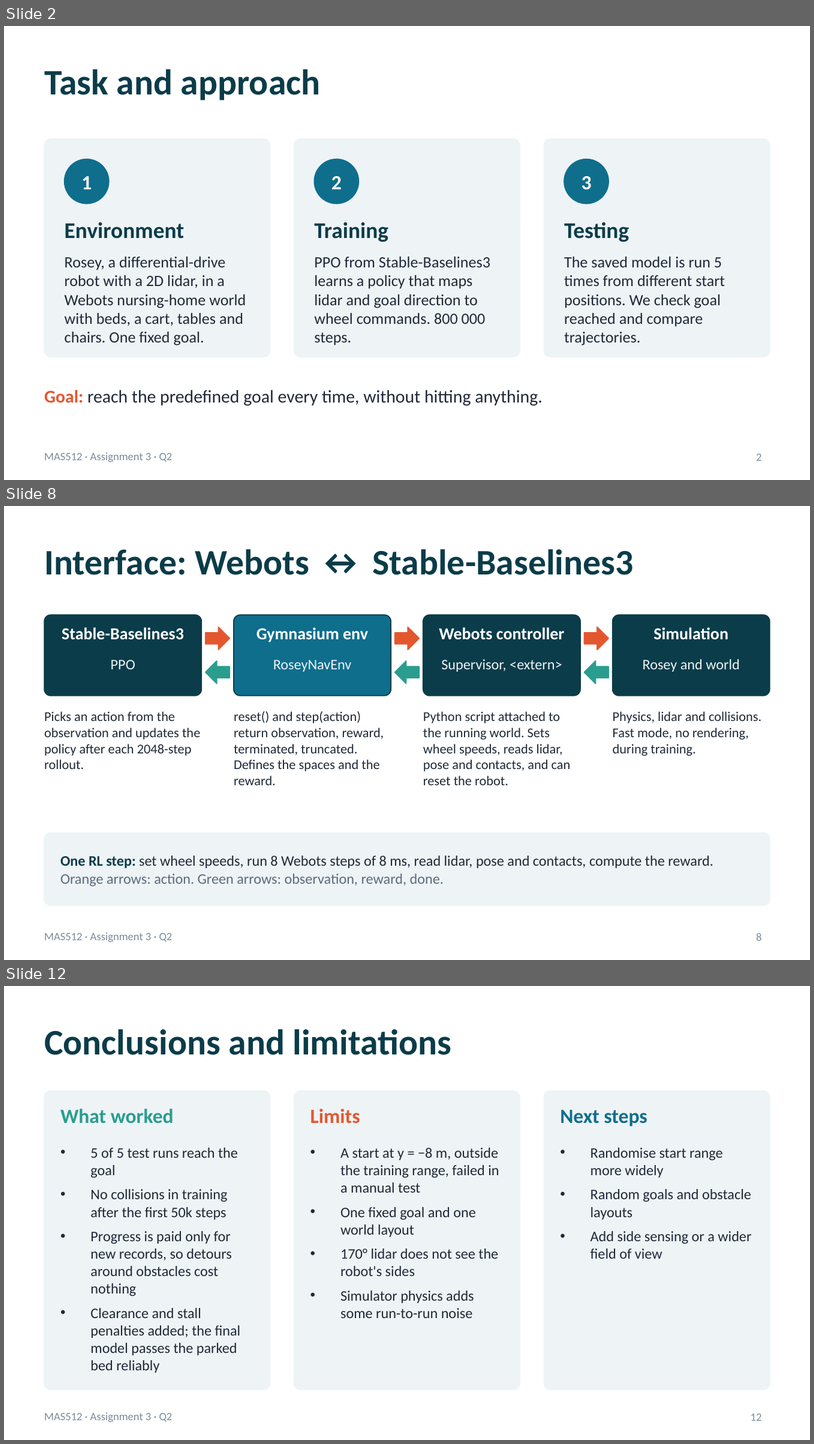
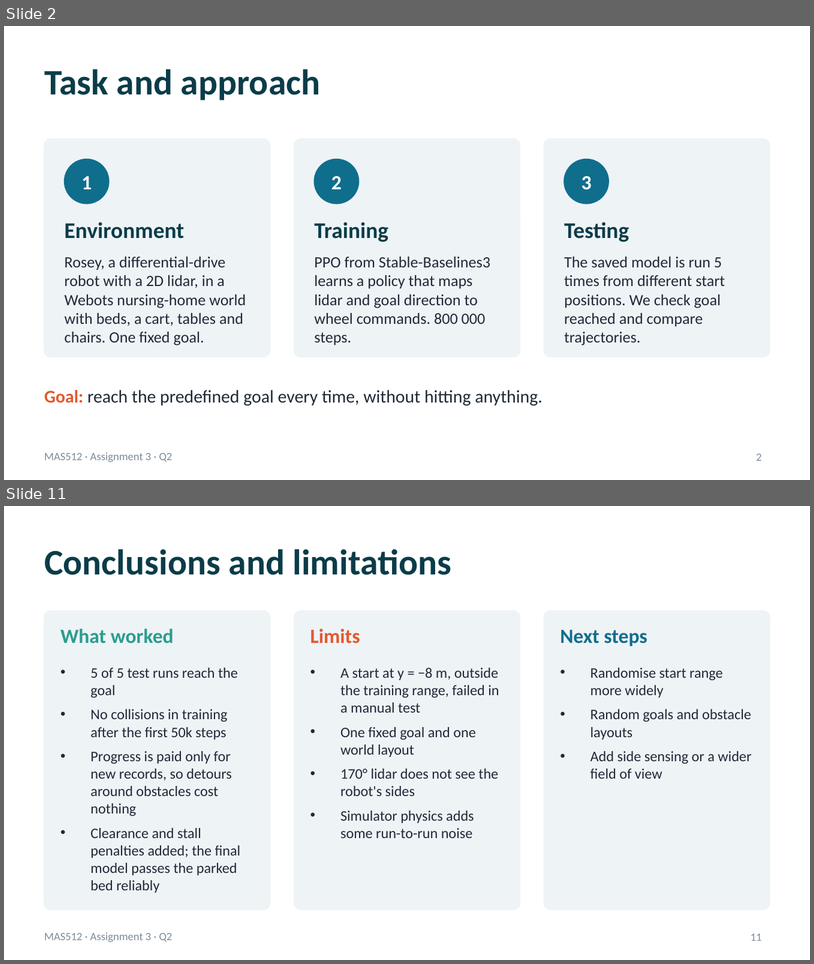
Before and after one commit to AreGundersen/MAS512, a slide deck: Assignment 3/MAS512_assignment3_gr5.pptx. Shown one above the other, each under a label of ours: slides 2, 8 and 12 before the commit, slides 2 and 11 after it; the slides between them are not shown. The pictures are 814x1444 and 814x964 pixels, drawn with LibreOffice and Linux fonts; fonts in the diff are those of the drawing. Boxes give left, top, right and bottom in pixels: in the first picture for what was removed or moved away, otherwise in the second. Text is boxed around its words. In the diff, an @@ line names an element or a change of style, - is before the commit and + after.

```diff
--- a/Assignment 3/MAS512_assignment3_gr5.pptx
+++ b/Assignment 3/MAS512_assignment3_gr5.pptx
@@ slide 8 removed at <box>4,506,810,960</box>, background #FFFFFF; not listed: 1 template element that a slide beside it also shows @@
@@ title removed at <box>44,549,633,575</box> @@
-Interface: Webots ↔ Stable-Baselines3
@@ rounded rectangle removed at <box>44,615,201,696</box> @@
@@ text removed at <box>62,627,184,640</box> @@
-Stable-Baselines3
@@ right arrow removed at <box>206,627,230,649</box> @@
@@ rounded rectangle removed at <box>234,615,391,696</box> @@
@@ text removed at <box>257,627,368,642</box> @@
-Gymnasium env
@@ right arrow removed at <box>395,627,419,649</box> @@
@@ rounded rectangle removed at <box>423,615,581,696</box> @@
@@ text removed at <box>439,627,564,640</box> @@
-Webots controller
@@ right arrow removed at <box>585,627,609,649</box> @@
@@ rounded rectangle removed at <box>613,615,770,696</box> @@
@@ text removed at <box>654,627,729,640</box> @@
-Simulation
@@ text removed at <box>111,660,135,669</box> @@
-PPO
@@ left arrow removed at <box>206,661,230,684</box> @@
@@ text removed at <box>273,660,352,672</box> @@
-RoseyNavEnv
@@ left arrow removed at <box>395,661,419,684</box> @@
@@ text removed at <box>441,659,562,672</box> @@
-Supervisor, <extern>
@@ left arrow removed at <box>585,661,609,684</box> @@
@@ text removed at <box>643,659,740,672</box> @@
-Rosey and world
@@ text removed at <box>44,711,200,769</box> @@
-Picks an action from the observation and updates the policy after each 2048-step rollout.
@@ text removed at <box>234,711,384,785</box> @@
-reset() and step(action) return observation, reward, terminated, truncated. Defines the spaces and the reward.
@@ text removed at <box>423,711,571,785</box> @@
-Python script attached to the running world. Sets wheel speeds, reads lidar, pose and contacts, and can reset the robot.
@@ text removed at <box>613,711,762,756</box> @@
-Physics, lidar and collisions. Fast mode, no rendering, during training.
@@ rounded rectangle removed at <box>44,832,770,905</box> @@
@@ text removed at <box>60,855,714,886</box> @@
-One RL step: set wheel speeds, run 8 Webots steps of 8 ms, read lidar, pose and contacts, compute the reward. Orange arrows: action. Green arrows: observation, reward, done.
@@ page number removed at <box>756,933,762,940</box> @@
-8
@@ what was slide 12 is now slide 11 @@
@@ page number at <box>751,933,762,940</box>: text changed @@
-12
+11
```
Also in this commit, not shown: 8 slides changed, 1 slide added, 1 other slide removed.
